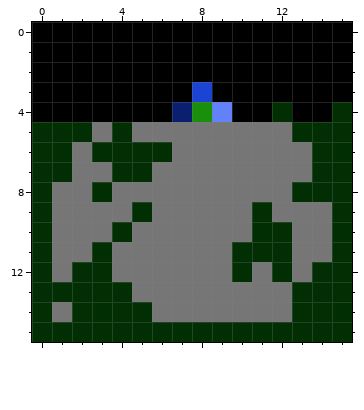
Pixel-art sprite, stored at assets/maps/forest/map.png. This is how it looked before the edit.
The file is 16x16 pixels.
The same view after the edit:
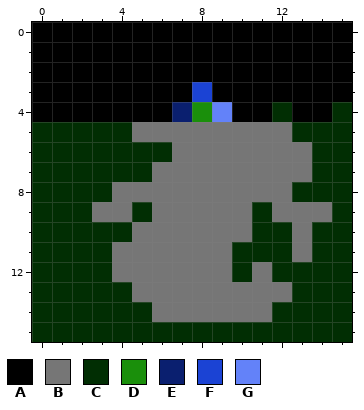
Palette (. is transparent): A #000000  B #767676  C #012e03  D #1a8f0b  E #0a1f6f  F #1b43d4  G #6382f9
The edit:
Colour C replaces colour B in row 5 at x 3; in row 6 at x 2; in row 7 at x 2 to 3; in rows 8 to 9 at x 1 to 2; in row 10 at x 1 to 3 and 14; in row 11 at x 1 to 2 and 14.
Colour C replaces colour B in row 12 at x 1 and 13; in row 14 at x 1 and 12.
Boxes around the changes in both pictures, in picture pixels (x1, y1, x2, y2):
changed: (52, 122, 112, 322)
changed: (272, 222, 332, 322)
